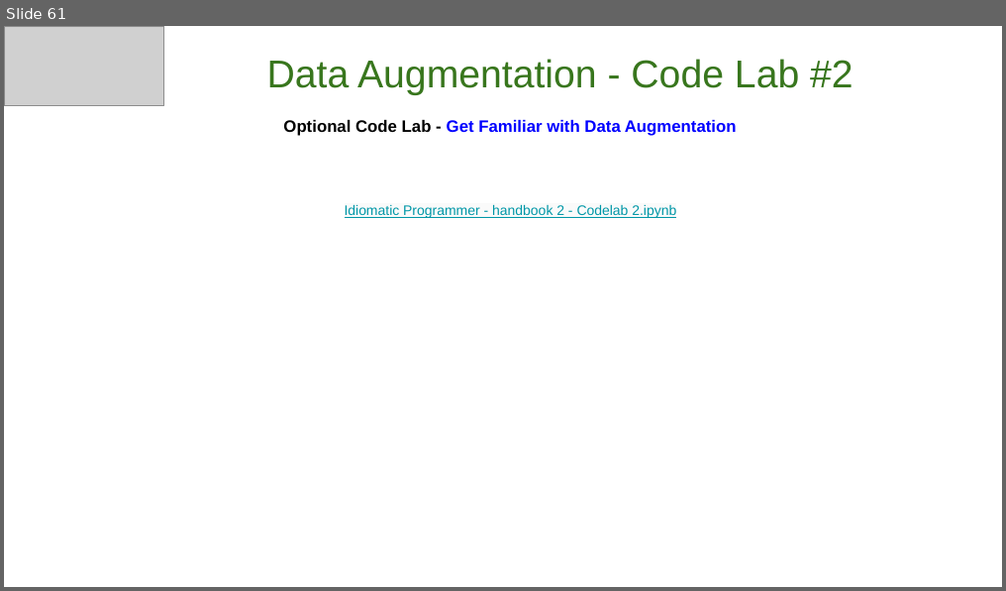
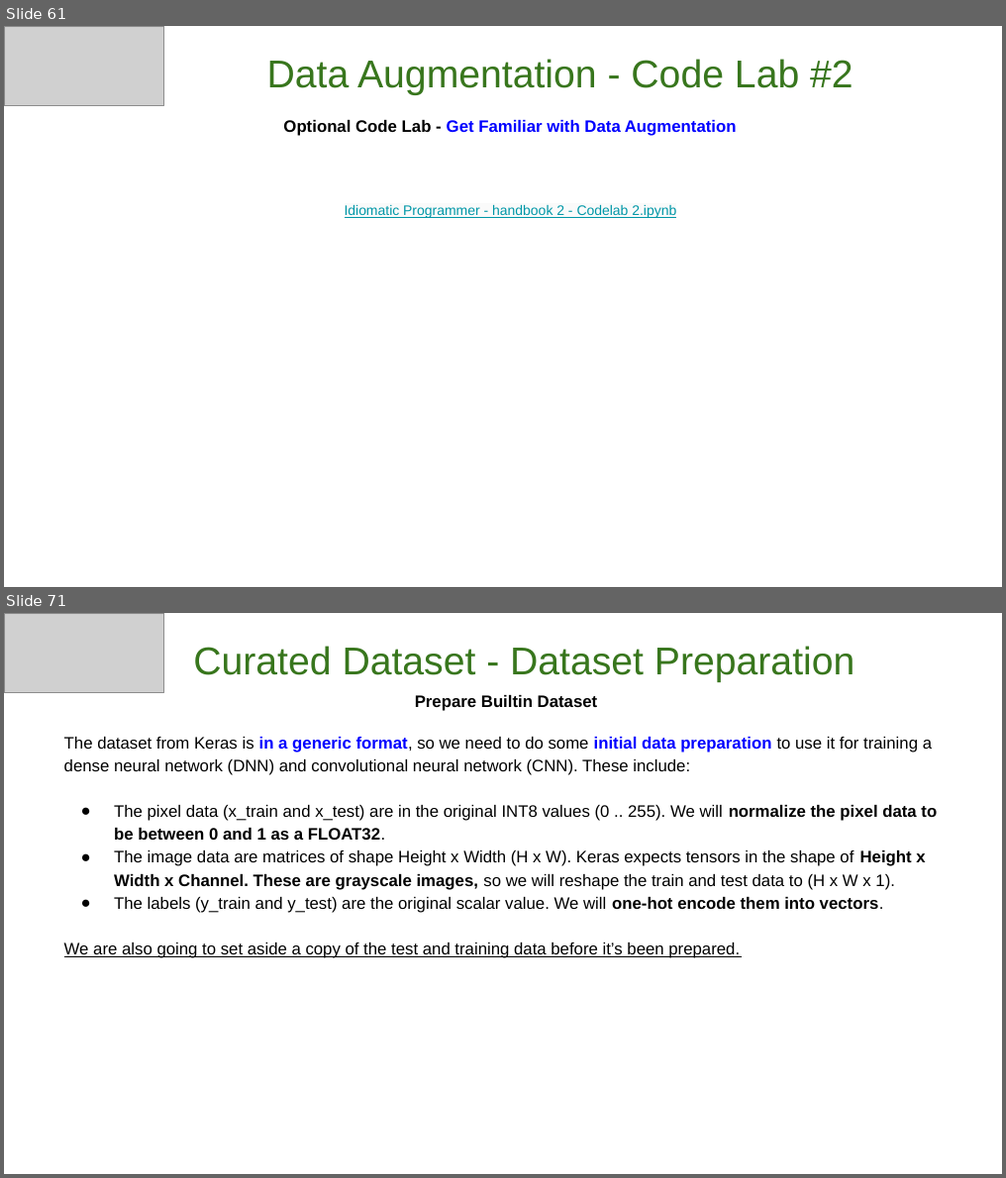
Before and after one commit to GoogleCloudPlatform/keras-idiomatic-programmer, a slide deck: workshops/Data_Augmentation/The Idiomatic Programmer - Learning Keras - Workshop - Data Augmentation.pptx. Shown one above the other, each under a label of ours: slide 61 before the commit, slides 61 and 71 after it; the slides between them are not shown. The pictures are 1006x591 and 1006x1178 pixels, drawn with LibreOffice and Linux fonts; fonts in the diff are those of the drawing; grey boxes stand for pictures. Boxes give left, top, right and bottom in pixels: in the first picture for what was removed or moved away, otherwise in the second. Text is boxed around its words. In the diff, an @@ line names an element or a change of style, - is before the commit and + after.

Commit message:
reorg data aug

```diff
--- a/workshops/Data_Augmentation/The Idiomatic Programmer - Learning Keras - Workshop - Data Augmentation.pptx
+++ b/workshops/Data_Augmentation/The Idiomatic Programmer - Learning Keras - Workshop - Data Augmentation.pptx
@@ slide 71 added at [4, 613, 1002, 1174], background #FFFFFF @@
@@ picture added at [4, 613, 163, 693] @@
@@ subtitle added at [193, 646, 854, 682], 28 pt, text #38761D @@
+Curated Dataset - Dataset Preparation
@@ text added at [64, 695, 937, 959], 12 pt, text #000000 @@
+Prepare Builtin Dataset
+The dataset from Keras is in a generic format, so we need to do some initial data preparation to use it for training a dense neural network (DNN) and convolutional neural network (CNN). These include:
+● The pixel data (x_train and x_test) are in the original INT8 values (0 .. 255). We will normalize the pixel data to be between 0 and 1 as a FLOAT32.
+● The image data are matrices of shape Height x Width (H x W). Keras expects tensors in the shape of Height x Width x Channel. These are grayscale images, so we will reshape the train and test data to (H x W x 1).
+● The labels (y_train and y_test) are the original scalar value. We will one-hot encode them into vectors.
+We are also going to set aside a copy of the test and training data before it’s been prepared.
```
Also in this commit, not shown: 27 other slides added.
